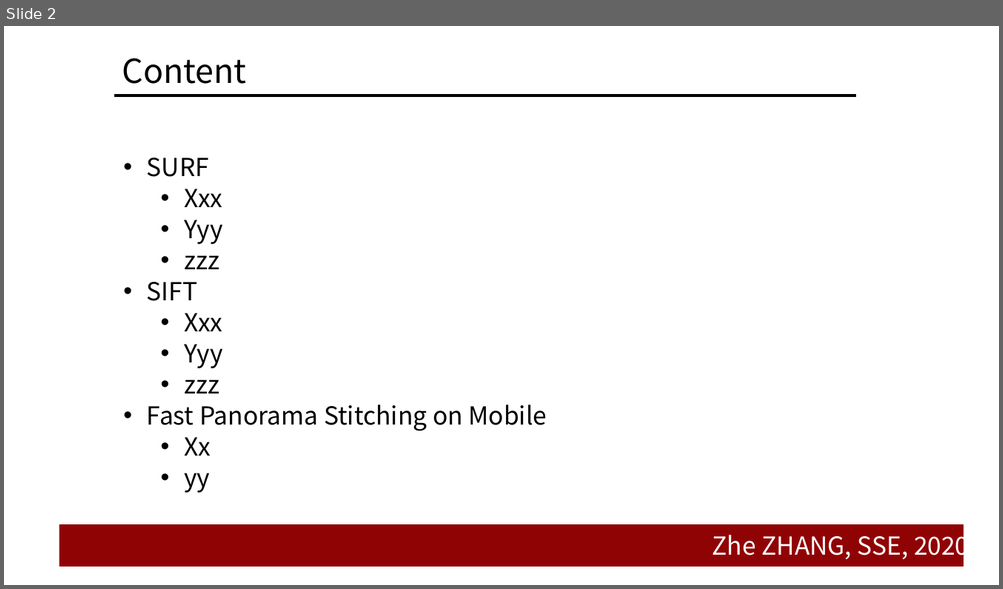
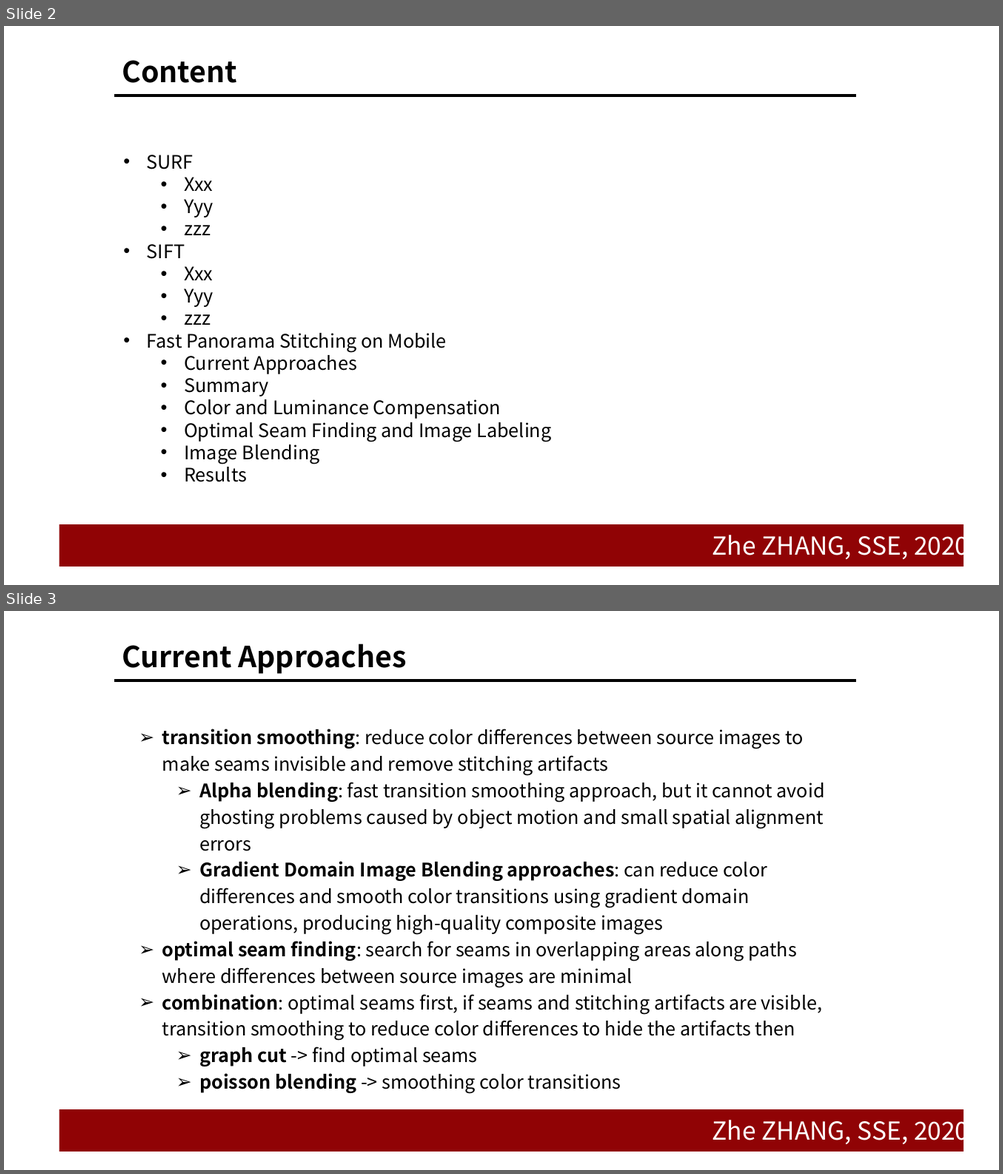
Before and after one commit to doubleZ0108/Panorama-Stitching, a slide deck: Panorama-Stitching-on-Mobile/pre/pre.pptx. Shown one above the other, each under a label of ours: slide 2 before the commit, slides 2 and 3 after it. The pictures are 1003x589 and 1003x1174 pixels, drawn with LibreOffice and Linux fonts; fonts in the diff are those of the drawing; background and template pictures are left out. Boxes give left, top, right and bottom in pixels: in the first picture for what was removed or moved away, otherwise in the second. Text is boxed around its words. In the diff, an @@ line names an element or a change of style, - is before the commit and + after.

Commit message:
:page_facing_up:finish mobile pre

```diff
--- a/Panorama-Stitching-on-Mobile/pre/pre.pptx
+++ b/Panorama-Stitching-on-Mobile/pre/pre.pptx
@@ slide 3 added at (4,611,999,1170), background #FFFFFF; not listed: 3 template elements that a slide beside it also shows @@
@@ title added at (122,644,407,674), 28 pt, text #000000, bold @@
+Current Approaches
@@ text added at (162,729,825,1090), 18 pt, text #000000 @@
+➢ transition smoothing: reduce color differences between source images to make seams invisible and remove stitching artifacts
+  ➢ Alpha blending: fast transition smoothing approach, but it cannot avoid ghosting problems caused by object motion and small spatial alignment errors
+  ➢ Gradient Domain Image Blending approaches: can reduce color differences and smooth color transitions using gradient domain operations, producing high-quality composite images
+➢ optimal seam finding: search for seams in overlapping areas along paths where differences between source images are minimal
+➢ combination: optimal seams first, if seams and stitching artifacts are visible, transition smoothing to reduce color differences to hide the artifacts then
+  ➢ graph cut -> find optimal seams
+  ➢ poisson blending -> smoothing color transitions
@@ slide 2 changed as well @@
@@ title "Content" at (122,60,237,83): size 32 to 28 pt, bold on @@
@@ text at (147,155,447,352): size 24 to 18 pt in "SURF", "Xxx", "Yyy", "zzz" and 5 more places; line spacing 30pt to 1 @@
@@ text at (184,351,551,483): text changed; size 24 to 18 pt; font Noto Sans CJK JP to Noto Sans CJK SC @@
-  • Xx
-  • yy
+  • Current Approaches
+  • Summary
+  • Color and Luminance Compensation
+  • Optimal Seam Finding and Image Labeling
+  • Image Blending
+  • Results
```
Also in this commit, not shown: 1 other slide changed, 14 other slides added, 3 other files.
